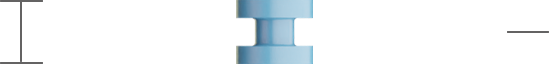
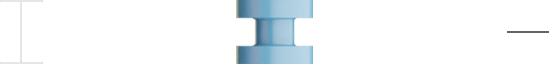
Comparing the layer stacks of the two 549 × 64 images. Changes:
renamed "Layer 3" to "height lines-light", moved it above "height lines", painted on it over left=0, top=0, right=43, bottom=64
renamed "Layer 2" to "height lines", hid it, painted on it over left=0, top=0, right=43, bottom=64
removed layer "Layer 1" over left=0, top=7, right=43, bottom=64
